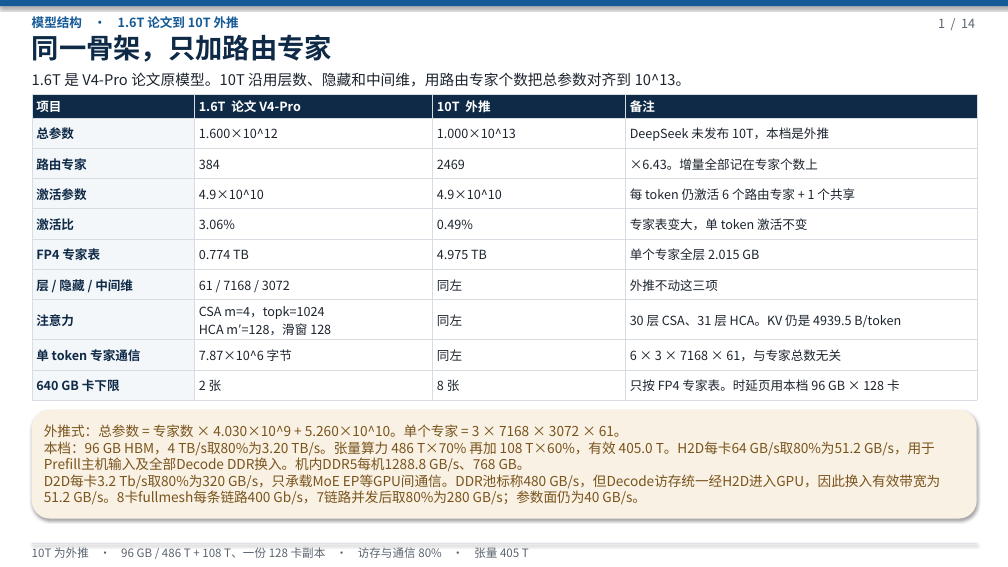
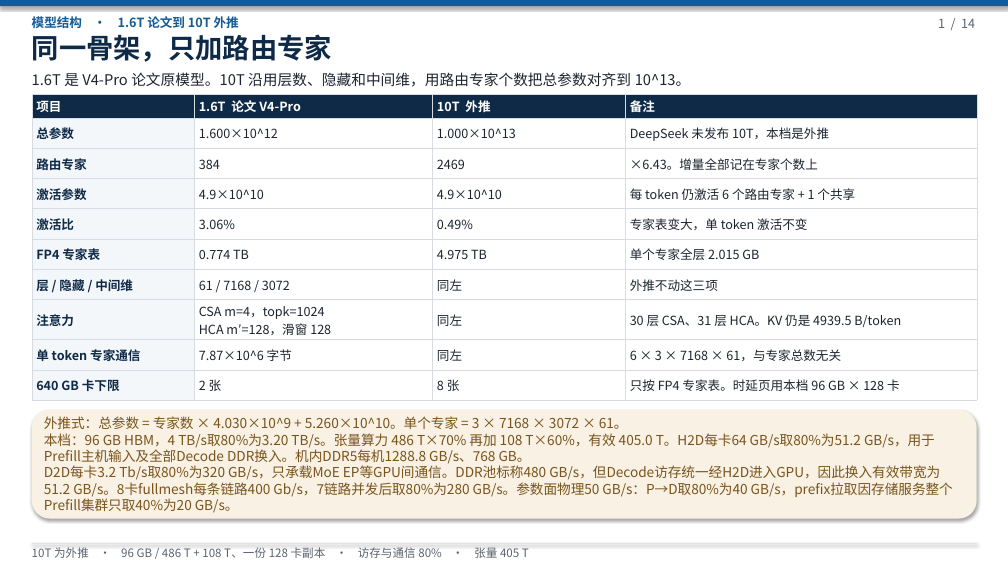
Before and after one commit to 69515164-rgb/UCL-MPComm, a slide deck: slide 1 of docs/deepseek-96g-slo.pptx. Drawn at 1008x567 pixels with LibreOffice and Linux fonts; fonts in the diff are those of the drawing. Boxes give left, top, right and bottom in pixels: in the first picture for what was removed or moved away, otherwise in the second. Text is boxed around its words. In the diff, an @@ line names an element or a change of style, - is before the commit and + after.

```diff
--- a/docs/deepseek-96g-slo.pptx
+++ b/docs/deepseek-96g-slo.pptx
@@ text at (x1=44, y1=465, x2=953, y2=513): text changed @@
-D2D每卡3.2 Tb/s取80%为320 GB/s，只承载MoE EP等GPU间通信。DDR池标称480 GB/s，但Decode访存统一经H2D进入GPU，因此换入有效带宽为51.2 GB/s。8卡fullmesh每条链路400 Gb/s，7链路并发后取80%为280 GB/s；参数面仍为40 GB/s。
+D2D每卡3.2 Tb/s取80%为320 GB/s，只承载MoE EP等GPU间通信。DDR池标称480 GB/s，但Decode访存统一经H2D进入GPU，因此换入有效带宽为51.2 GB/s。8卡fullmesh每条链路400 Gb/s，7链路并发后取80%为280 GB/s。参数面物理50 GB/s：P→D取80%为40 GB/s，prefix拉取因存储服务整个Prefill集群只取40%为20 GB/s。
```
Also in this commit, not shown: 6 other slides changed, 5 other files.
